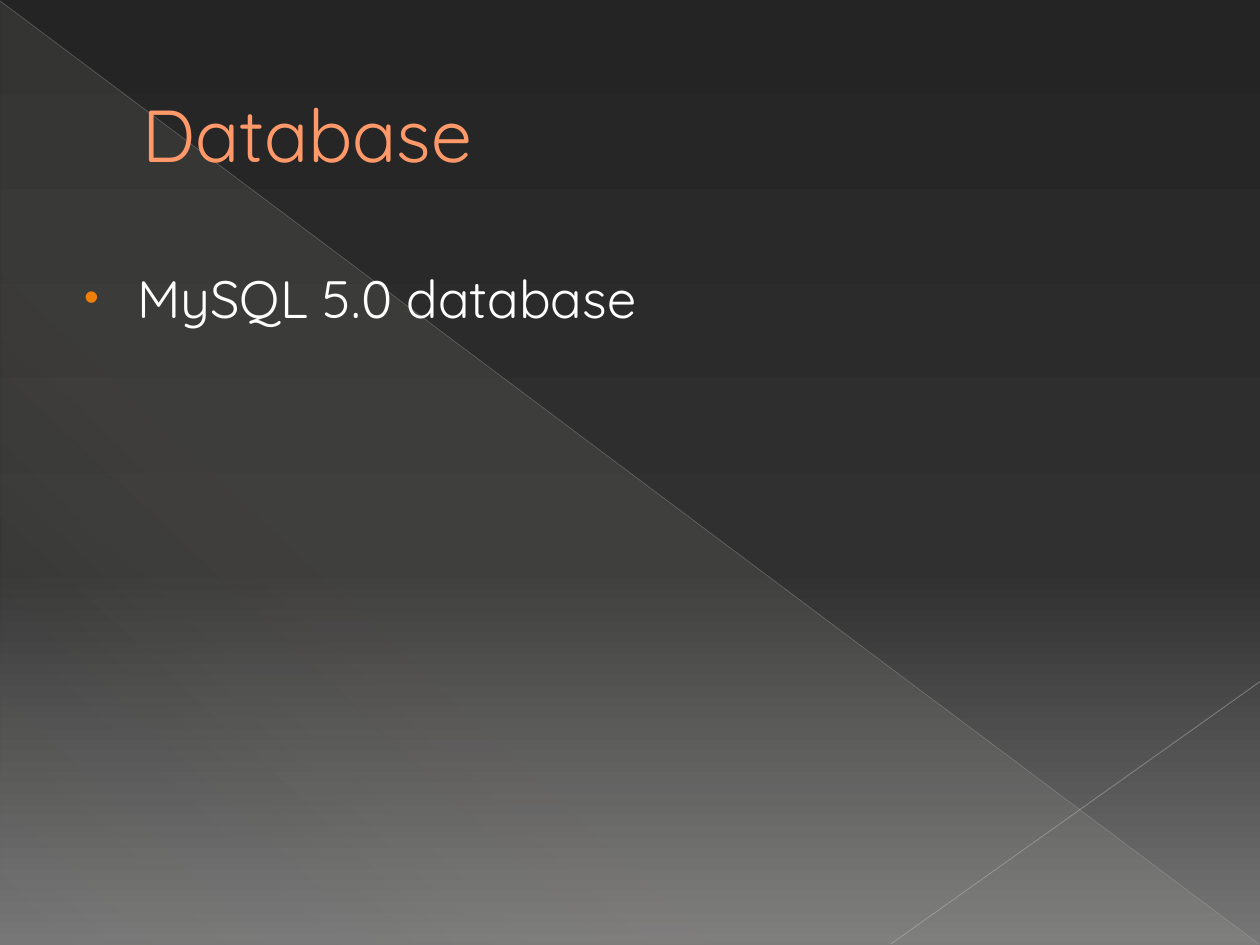
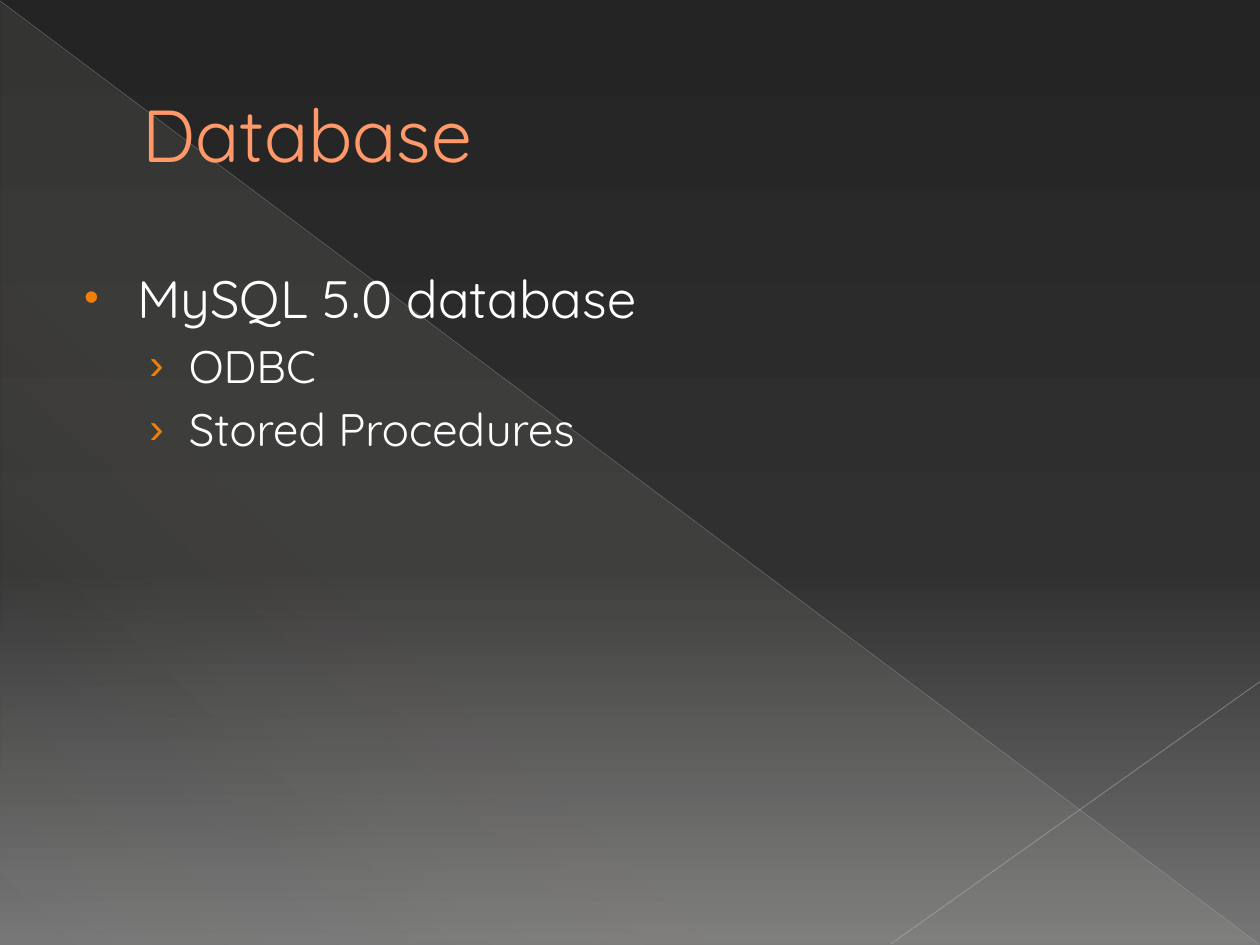
Before and after one commit to michelecorrea3/wsnlocalizationscala, a slide deck: slide 49 of Resources/WSN localization with Senseless framework.pptx. Drawn at 1260x945 pixels with LibreOffice and Linux fonts; fonts in the diff are those of the drawing. Boxes give left, top, right and bottom in pixels: in the first picture for what was removed or moved away, otherwise in the second. Text is boxed around its words. In the diff, an @@ line names an element or a change of style, - is before the commit and + after.

```diff
--- a/Resources/WSN localization with Senseless framework.pptx
+++ b/Resources/WSN localization with Senseless framework.pptx
@@ text at <box>189,350,574,447</box>: paragraphs added @@
+  › ODBC
+  › Stored Procedures
```
Also in this commit, not shown: 4 other slides changed, 3 slides added, 1 slide removed.
